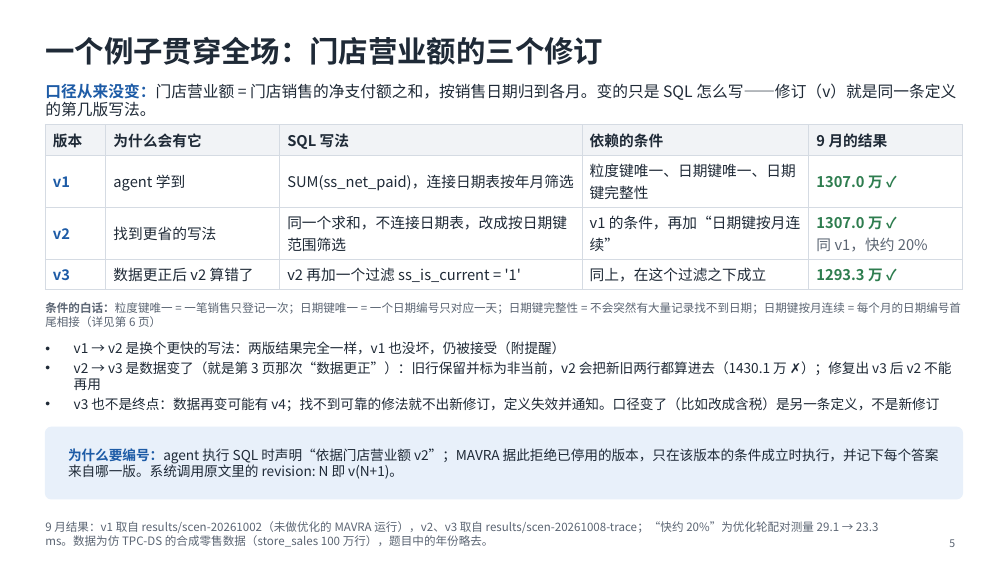
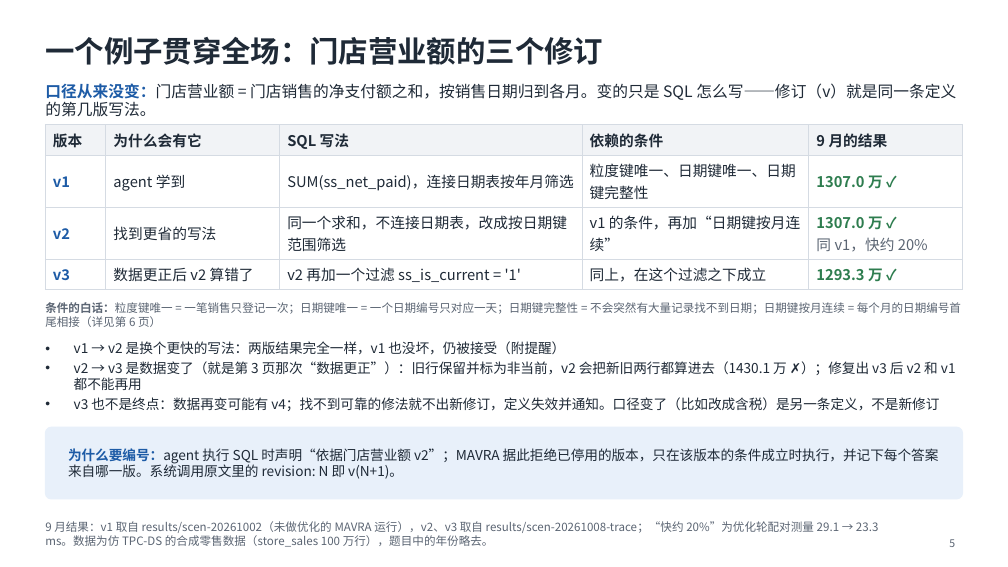
Before and after one commit to mmmttt000045/agent4db-adapter, a slide deck: slide 5 of docs/mavra-system.pptx. Drawn at 1008x567 pixels with LibreOffice and Linux fonts; fonts in the diff are those of the drawing. Boxes give left, top, right and bottom in pixels: in the first picture for what was removed or moved away, otherwise in the second. Text is boxed around its words. In the diff, an @@ line names an element or a change of style, - is before the commit and + after.

```diff
--- a/docs/mavra-system.pptx
+++ b/docs/mavra-system.pptx
@@ text at bbox=[74, 361, 956, 390]: text changed @@
-• v2 → v3 是数据变了（就是第 3 页那次“数据更正”）：旧行保留并标为非当前，v2 会把新旧两行都算进去（1430.1 万 ✗）；修复出 v3 后 v2 不能再用
+• v2 → v3 是数据变了（就是第 3 页那次“数据更正”）：旧行保留并标为非当前，v2 会把新旧两行都算进去（1430.1 万 ✗）；修复出 v3 后 v2 和 v1 都不能再用
```
Also in this commit, not shown: 2 other slides changed, 21 other files.
